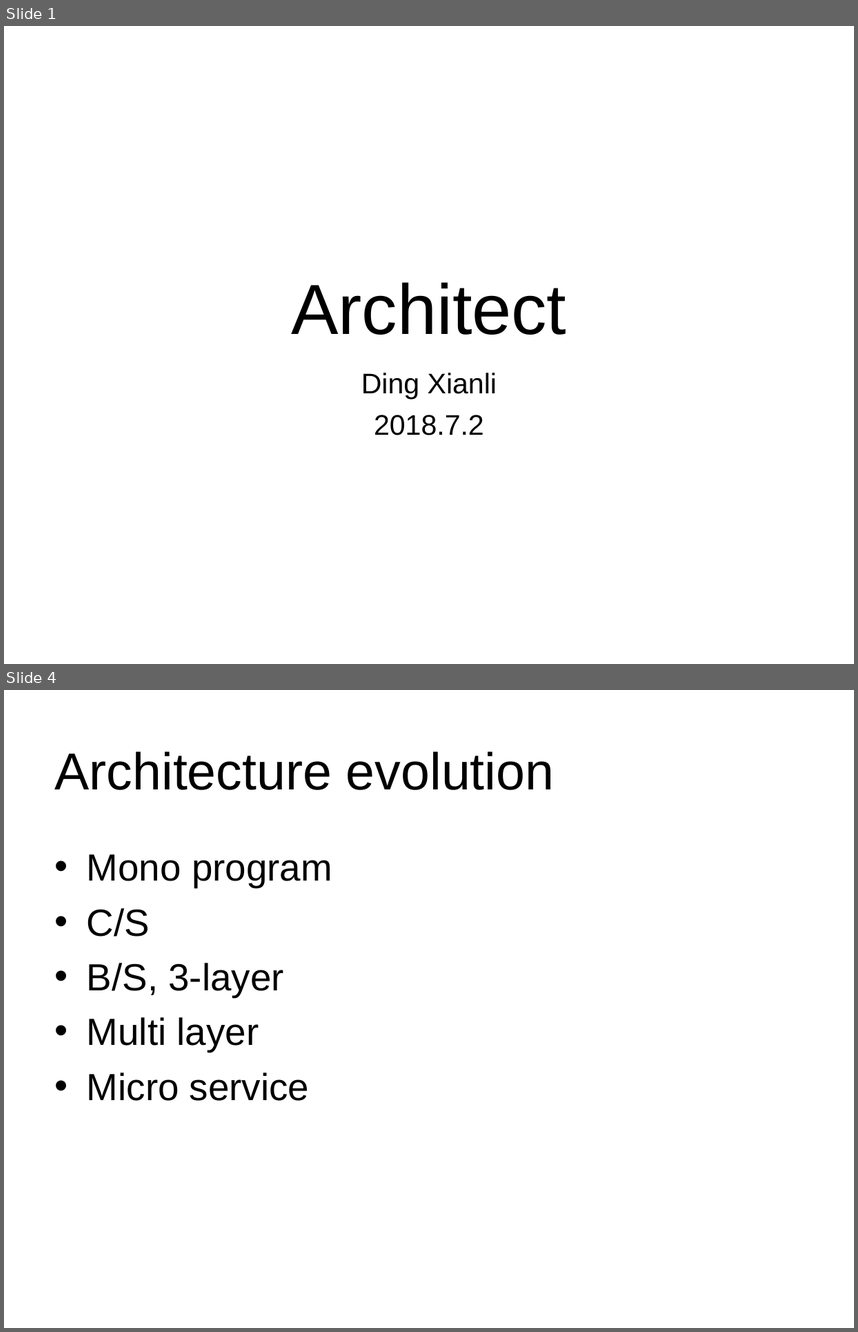
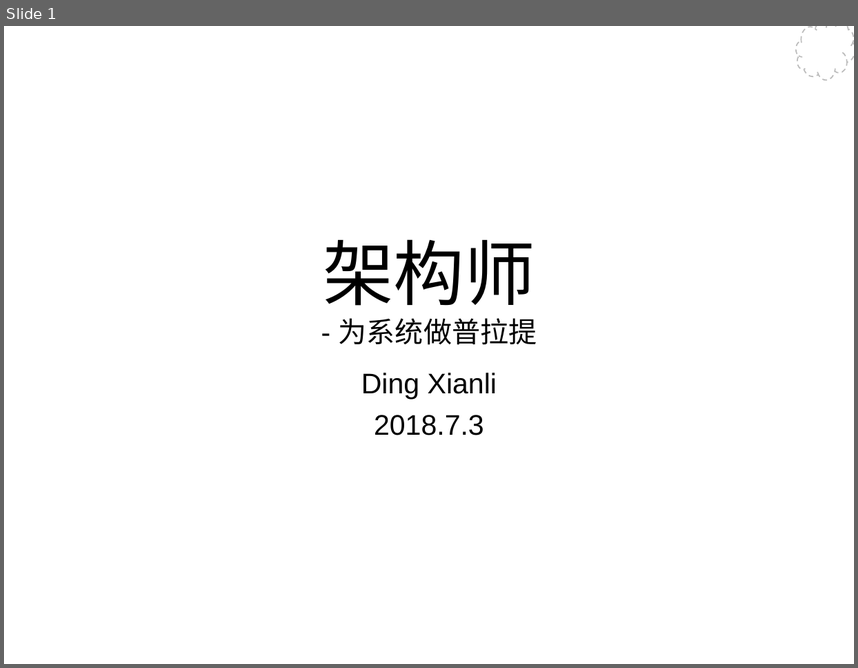
Before and after one commit to Wang-Ray/notes, a slide deck: Architect.ppt. Shown one above the other, each under a label of ours: slides 1 and 4 before the commit, slide 1 after it; the slides between them are not shown. The pictures are 858x1332 and 858x668 pixels, drawn with LibreOffice and Linux fonts; fonts in the diff are those of the drawing; background and template pictures are left out. Boxes give left, top, right and bottom in pixels: in the first picture for what was removed or moved away, otherwise in the second. Text is boxed around its words. In the diff, an @@ line names an element or a change of style, - is before the commit and + after.

```diff
--- a/Architect.ppt
+++ b/Architect.ppt
@@ slide 4 removed at bbox=[4, 690, 854, 1328], background #FFFFFF @@
@@ title removed at bbox=[55, 751, 554, 790] @@
-Architecture evolution
@@ text removed at bbox=[87, 854, 332, 1101] @@
-• Mono program
-• C/S
-• B/S, 3-layer
-• Multi layer
-• Micro service
@@ slide 1 changed as well @@
@@ freeform shape added at bbox=[796, 26, 854, 81], fill #FFFFFF, outline #BCBCBC 0.99 pt dashed @@
@@ title at bbox=[323, 239, 537, 345]: text changed; size 60 to 24 pt @@
-Architect
+架构师
+- 为系统做普拉提
@@ subtitle at bbox=[374, 414, 484, 435]: text changed @@
-2018.7.2
+2018.7.3
```
Also in this commit, not shown: 3 other slides changed, 26 slides added, 4 other slides removed.
